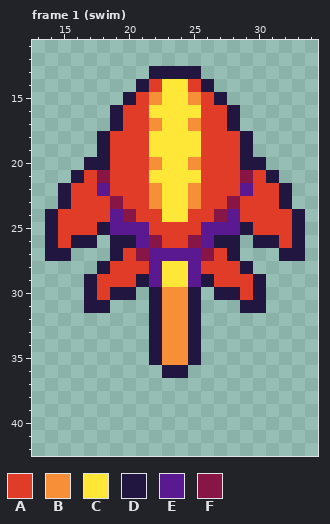
Edited in one commit: pixel-art file (art/fish.aseprite). This is how it looked before the edit.
48x48 pixels, 4 frames. Shown: frame 1 (swim): x 13..34, y 11..42. The commit also changed other frames, which this record leaves out.
Palette (. is transparent): A #e03c28  B #f68f37  C #ffe737  D #211640  E #5a1991  F #871646
Pixels before, frame 1 (swim), first column x 14:
13 ........DDDD........
14 .......DACCAD.......
15 ......DABCCBAD......
16 .....DAACCCCAAD.....
17 .....DAABCCBAAD.....
18 ....DAAACCCCAAAD....
19 ....DAAACCCCAAAD....
20 ...DDAAABCCBAAADD...
21 ..DAFAAACCCCAAAFAD..
22 .DAAEAAABCCBAAAEAAD.
23 .DAAAFAABCCBAAFAAAD.
24 DAAAAEFAACCAAFEAAAAD
25 DAAADEEEAAAAEEEDAAAD
26 DADD.DDEFAAFEDD.DDAD
27 DD...DAFEEEEFAD...DD
28 ....DAAAECCEAAAD....
29 ...DAAADECCEDAAAD...
30 ...DADD.DBBD.DDAD...
31 ...DD...DBBD...DD...
32 ........DBBD........
33 ........DBBD........
34 ........DBBD........
35 ........DBBD........
36 .........DD.........
The same view after the edit:
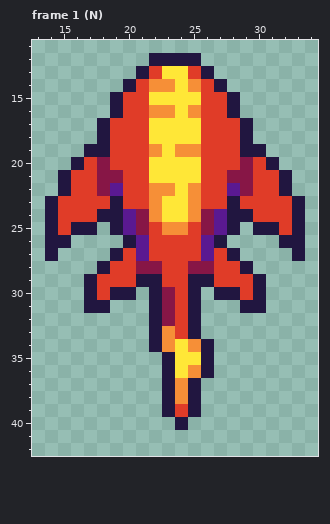
Commit: Fish north swim anim
Changes in this commit:
Frame 1 (N):
y 12: x 22..25 .... -> DDDD
y 13: x 21..26 .DDDD. -> DACCAD
y 14: x 20..23 .DAC -> DABB; x 25..27 AD. -> BAD
y 15: x 19..20 .D -> DA; x 22 B -> C; x 25 B -> C; x 27..28 D. -> AD
y 16: x 22..23 CC -> BB; x 25 C -> B
y 17: x 18..19 .D -> DA; x 22 B -> C; x 25 B -> C; x 28..29 D. -> AD
y 19: x 17 . -> D; x 22 C -> B; x 24..25 CC -> BB; x 30 . -> D
y 20: x 16..18 .DD -> DAF; x 22 B -> C; x 25 B -> C; x 29..31 DD. -> FAD
y 21: x 15..16 .D -> DA; x 19 A -> F; x 28 A -> F; x 31..32 D. -> AD
y 22: x 18..19 EA -> FE; x 23 C -> B; x 28..29 AE -> EF
y 23: x 14..15 .D -> DA; x 19 F -> D; x 28 F -> D; x 32..33 D. -> AD
y 24: x 18..22 AEFAA -> DDEFB; x 25..29 AAFEA -> BFEDD
y 25: x 16..19 AADE -> DD.D; x 21 E -> F; x 23..24 AA -> BB; x 26 E -> F; x 28..31 EDAA -> D.DD
y 26: x 15..17 ADD -> D..; x 19 D -> .; x 22 F -> A; x 25 F -> A; x 28 D -> .; x 30..32 DDA -> ..D
y 27: x 15 D -> .; x 21..26 FEEEEF -> EAAAAE; x 32 D -> .
y 28: x 21..26 AECCEA -> FFAAFF
y 29: x 22..25 ECCE -> DAAD
y 30..32: x 23..24 BB -> FA
y 33: x 24 B -> A
y 34: x 24..26 BD. -> CBD
y 35: x 22..26 DBBD. -> .DCCD
y 36: x 24..26 D.. -> CBD
y 37..38: x 23..25 ... -> DBD
y 39: x 23..25 ... -> DAD
y 40: x 24 . -> D
